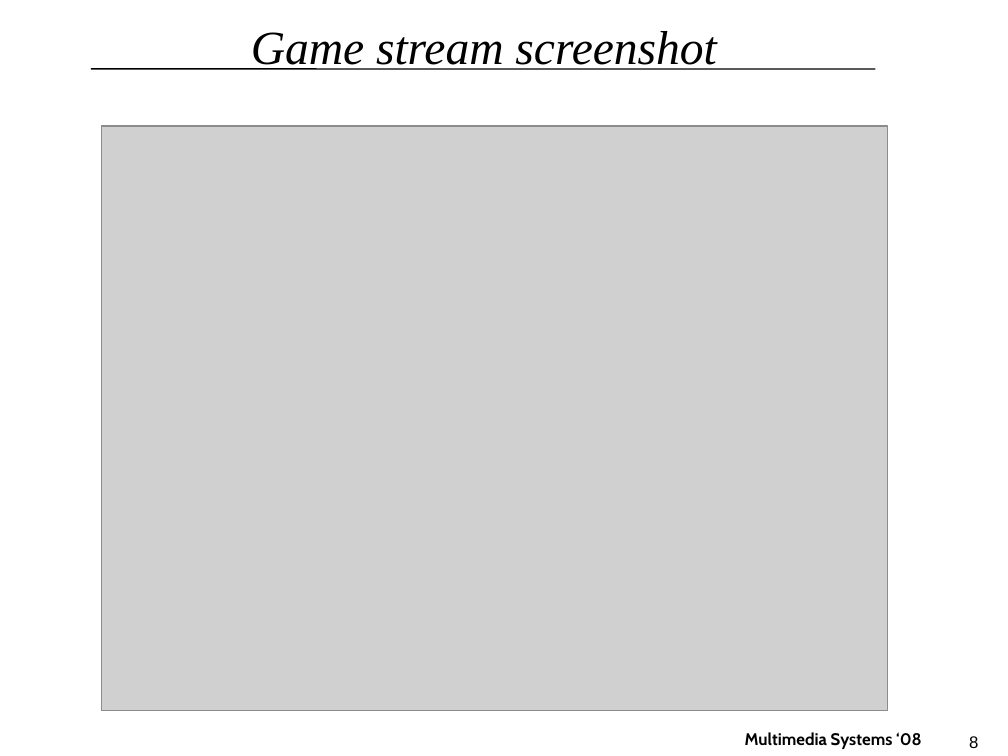
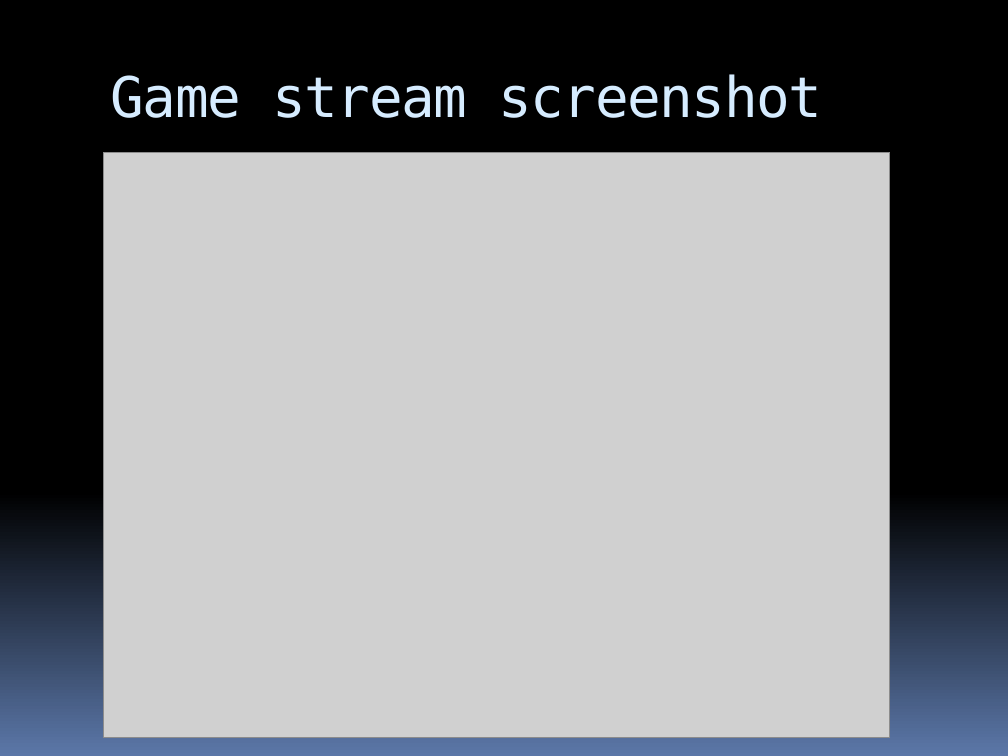
Before and after one commit to tv/C-WG3-1, a slide deck: slide 8 of docs/MMS_Final_Presentation.pptx. Drawn at 1008x756 pixels with LibreOffice and Linux fonts; fonts in the diff are those of the drawing; grey boxes stand for pictures; background and template pictures are left out. Boxes give left, top, right and bottom in pixels: in the first picture for what was removed or moved away, otherwise in the second. Text is boxed around its words. In the diff, an @@ line names an element or a change of style, - is before the commit and + after.

Commit message:
less mistakes, more style

```diff
--- a/docs/MMS_Final_Presentation.pptx
+++ b/docs/MMS_Final_Presentation.pptx
@@ background #FFFFFF to gradient #000000 to #5B77A8 @@
@@ title "Game stream screenshot": place and size @@
-title "Game stream screenshot" at box(251, 31, 716, 70)
+title "Game stream screenshot" at box(111, 74, 822, 118)
@@ title "Game stream screenshot" at box(111, 74, 822, 118): size 34 to 40 pt, font Times New Roman to DejaVu Sans Mono, text colour #000000 to #D6ECFF, letter spacing 0 to -1 pt, italic off; alignment centre to left; vertical alignment middle to top @@
@@ line removed from (91, 69) to (875, 69) @@
@@ picture: place and size @@
-picture at box(102, 126, 888, 711)
+picture at box(104, 152, 890, 737)
@@ text removed at box(745, 732, 922, 749) @@
-Multimedia Systems ‘08
@@ page number removed at box(969, 736, 978, 748) @@
-8
```
Also in this commit, not shown: 9 other slides changed.
